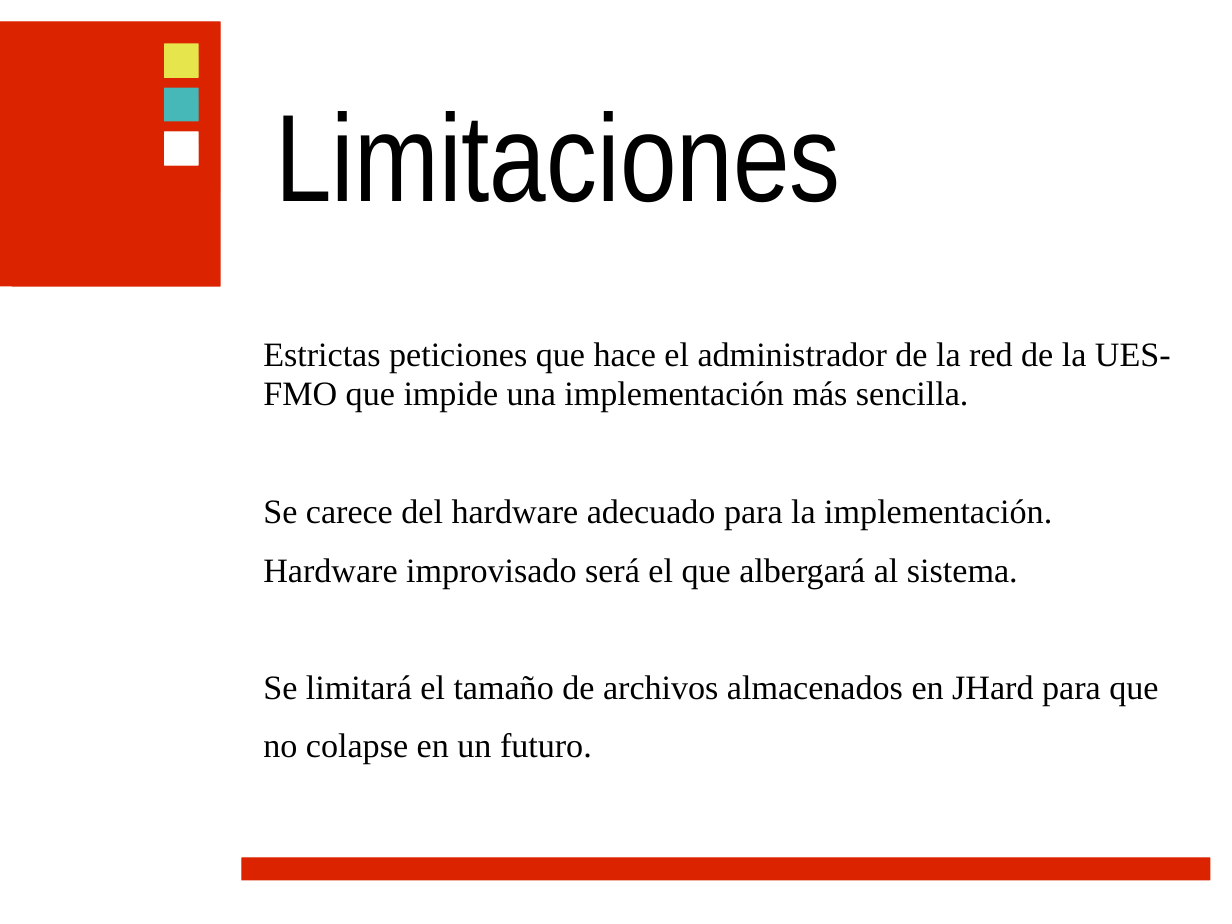
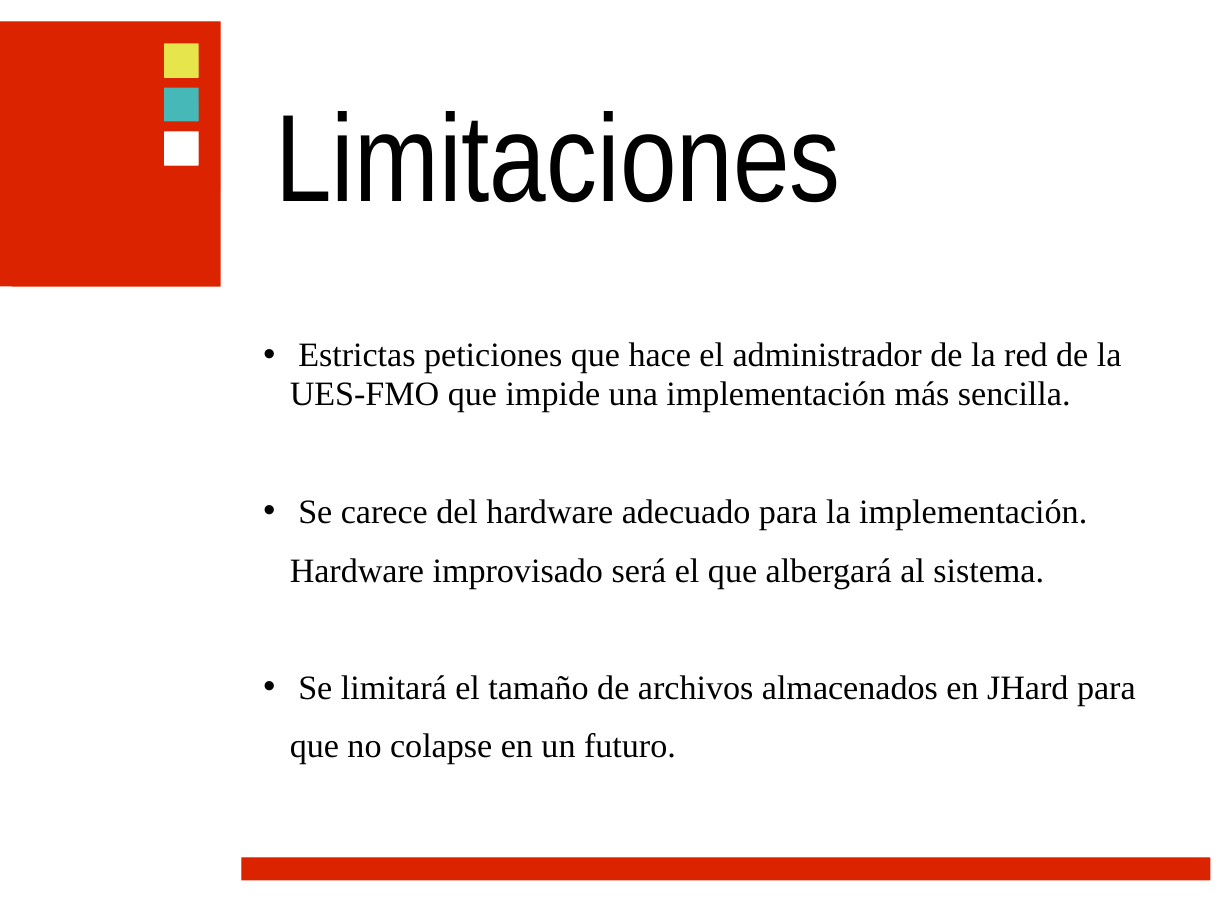
Before and after one commit to ramayac/jhard, a slide deck: slide 14 of presentaciones/primera defensa/jhard.ppt (slide 15 before the commit). Drawn at 1232x924 pixels with LibreOffice and Linux fonts; fonts in the diff are those of the drawing; background and template pictures are left out. Boxes give left, top, right and bottom in pixels: in the first picture for what was removed or moved away, otherwise in the second. Text is boxed around its words. In the diff, an @@ line names an element or a change of style, - is before the commit and + after.

```diff
--- a/presentaciones/primera defensa/jhard.ppt
+++ b/presentaciones/primera defensa/jhard.ppt
@@ text "Estrictas peticiones que hace el ..." at box(290, 342, 1136, 765): bullet none to • @@
```
Also in this commit, not shown: 8 other slides changed, 2 slides removed.
